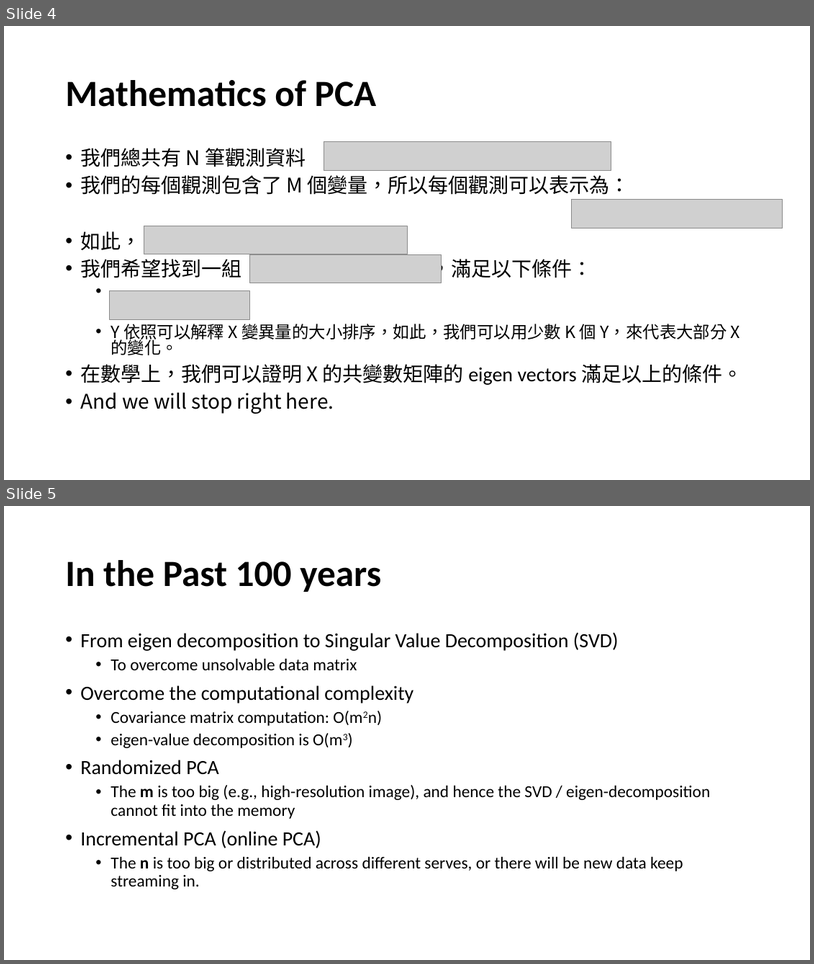
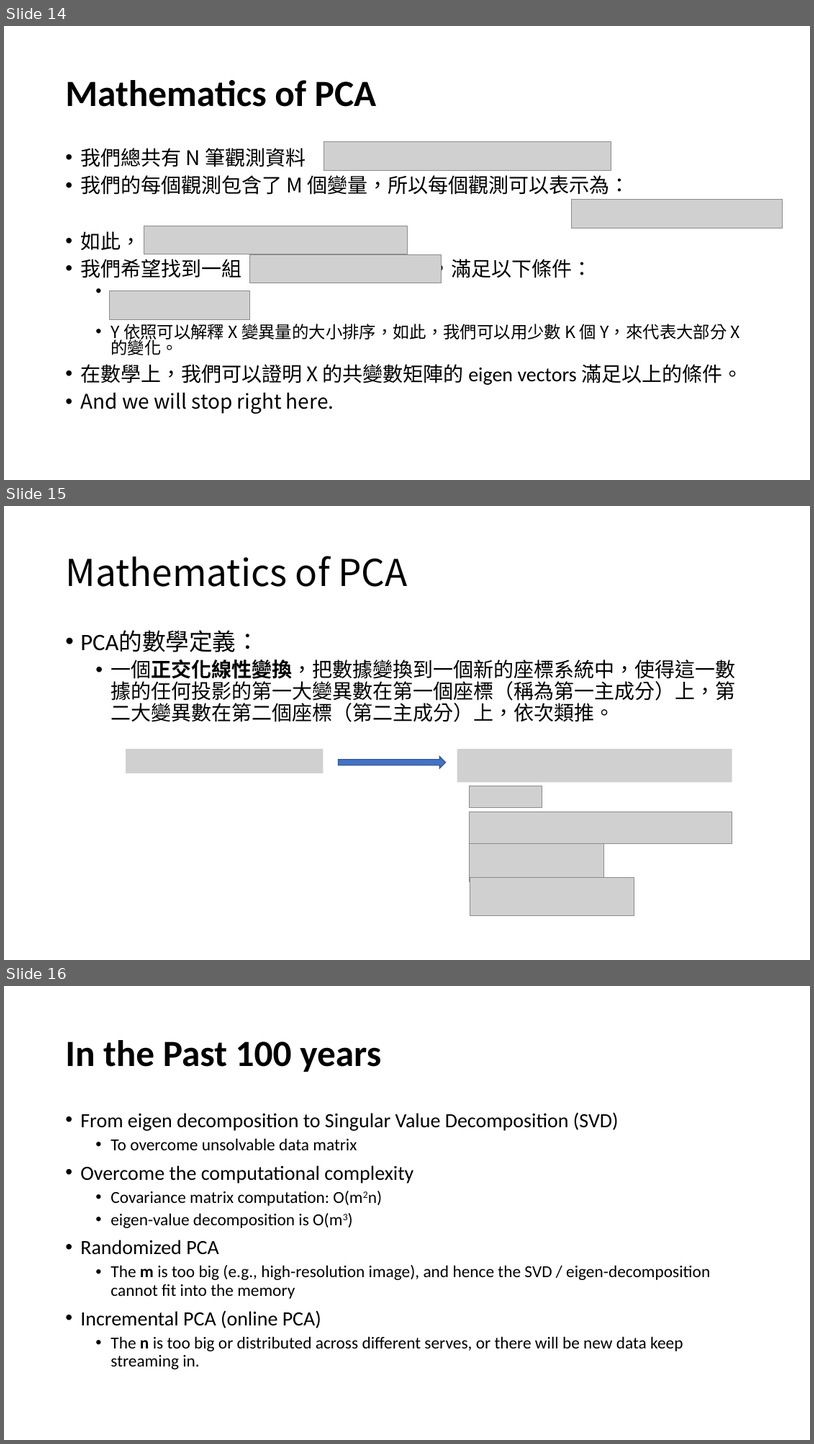
Before and after one commit to tingsyo/course_2020Q3_representation_learning, a slide deck: notebooks/02_PCA_andits_variations.pptx. Shown one above the other, each under a label of ours: slides 4 and 5 before the commit, slides 14, 15 and 16 after it. The pictures are 814x964 and 814x1444 pixels, drawn with LibreOffice and Linux fonts; fonts in the diff are those of the drawing; grey boxes stand for pictures. Boxes give left, top, right and bottom in pixels: in the first picture for what was removed or moved away, otherwise in the second. Text is boxed around its words. In the diff, an @@ line names an element or a change of style, - is before the commit and + after.

```diff
--- a/notebooks/02_PCA_andits_variations.pptx
+++ b/notebooks/02_PCA_andits_variations.pptx
@@ slide 15 added at [4,506,810,960], background #FFFFFF @@
@@ title added at [65,556,407,587], 44 pt, text #000000 @@
+Mathematics of PCA
@@ text added at [80,631,736,722], 24 pt, text #000000 @@
+• PCA的數學定義：
+  • 一個正交化線性變換，把數據變換到一個新的座標系統中，使得這一數據的任何投影的第一大變異數在第一個座標（稱為第一主成分）上，第二大變異數在第二個座標（第二主成分）上，依次類推。
@@ picture added at [126,749,323,773] @@
@@ right arrow added at [339,757,445,769], fill #4472C4, outline #325491 1 pt @@
@@ picture added at [458,749,733,782] @@
@@ picture added at [470,786,543,807] @@
@@ picture added at [470,811,733,844] @@
@@ picture added at [470,844,604,881] @@
@@ picture added at [470,878,634,916] @@
@@ what was slide 4 is now slide 14 @@
@@ what was slide 5 is now slide 16 @@
```
Also in this commit, not shown: 12 other slides added, 1 slide removed, 4 other files.
